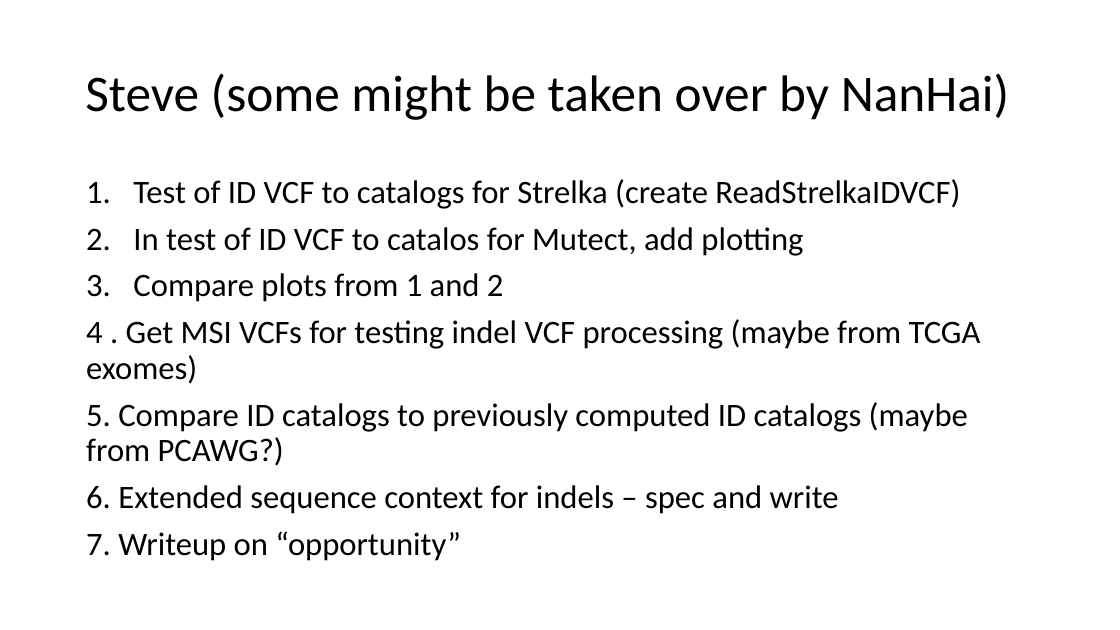
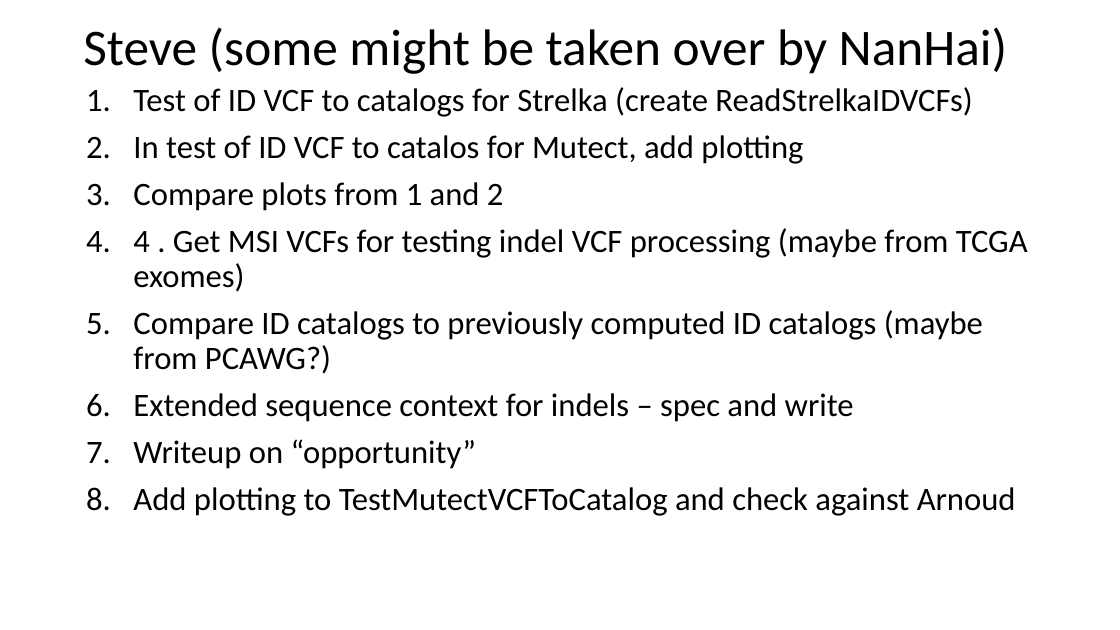
Before and after one commit to steverozen/ICAMS, a slide deck: slide 5 of data-raw/ICAMS-overview.pptx. Drawn at 1120x630 pixels with LibreOffice and Linux fonts; fonts in the diff are those of the drawing. Boxes give left, top, right and bottom in pixels: in the first picture for what was removed or moved away, otherwise in the second. Text is boxed around its words. In the diff, an @@ line names an element or a change of style, - is before the commit and + after.

```diff
--- a/data-raw/ICAMS-overview.pptx
+++ b/data-raw/ICAMS-overview.pptx
@@ title "Steve (some might be taken ...": place and size @@
-title "Steve (some might be taken ..." at [85,73,1010,120]
+title "Steve (some might be taken ..." at [83,27,1008,74]
@@ text "Test of ID VCF to ...": place and size @@
-text "Test of ID VCF to ..." at [86,179,981,561]
+text "Test of ID VCF to ..." at [133,87,1028,516]
@@ text at [133,87,972,117]: text changed @@
-1. Test of ID VCF to catalogs for Strelka (create ReadStrelkaIDVCF)
+1. Test of ID VCF to catalogs for Strelka (create ReadStrelkaIDVCFs)
@@ text at [133,228,1028,292]: bullet none to 1. @@
@@ text at [133,310,1016,516]: text changed @@
-5. Compare ID catalogs to previously computed ID catalogs (maybe from PCAWG?)
-6. Extended sequence context for indels – spec and write
-7. Writeup on “opportunity”
+5. Compare ID catalogs to previously computed ID catalogs (maybe from PCAWG?)
+6. Extended sequence context for indels – spec and write
+7. Writeup on “opportunity”
+8. Add plotting to TestMutectVCFToCatalog and check against Arnoud
```
Also in this commit, not shown: 3 other slides changed, 19 other files.
